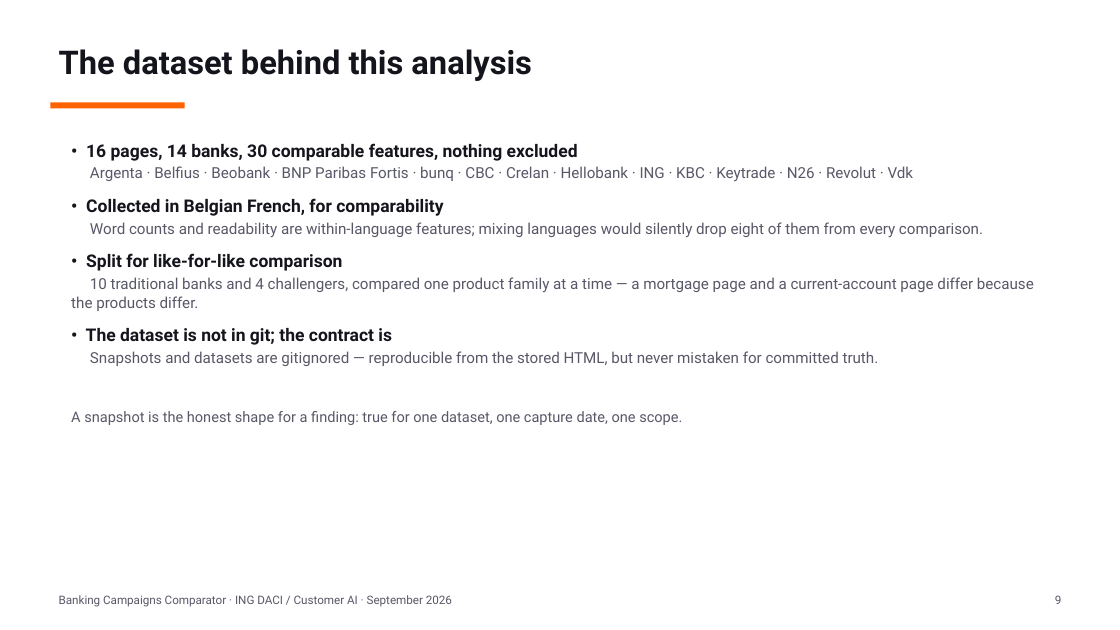
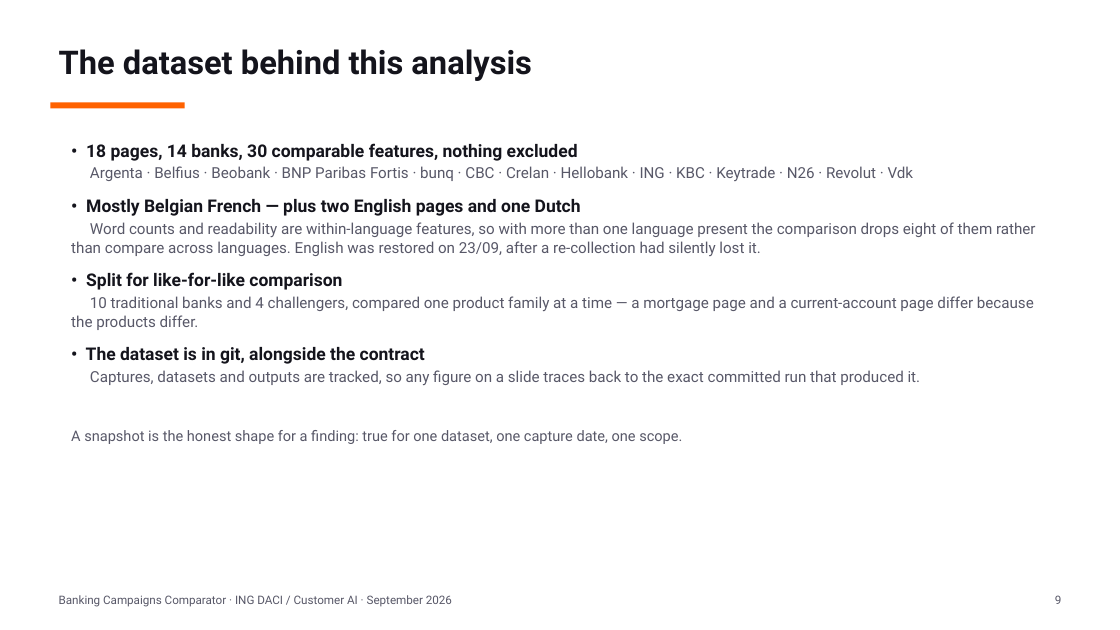
Before and after one commit to Siegried81/ing-usecase, a slide deck: slide 9 of docs/Banking_Campaigns_Comparator.pptx. Drawn at 1120x630 pixels with LibreOffice and Linux fonts; fonts in the diff are those of the drawing. Boxes give left, top, right and bottom in pixels: in the first picture for what was removed or moved away, otherwise in the second. Text is boxed around its words. In the diff, an @@ line names an element or a change of style, - is before the commit and + after.

```diff
--- a/docs/Banking_Campaigns_Comparator.pptx
+++ b/docs/Banking_Campaigns_Comparator.pptx
@@ text at [86,143,578,161]: text changed @@
-• 16 pages, 14 banks, 30 comparable features, nothing excluded
+• 18 pages, 14 banks, 30 comparable features, nothing excluded
@@ text at [71,199,1036,256]: text changed @@
-• Collected in Belgian French, for comparability
-Word counts and readability are within-language features; mixing languages would silently drop eight of them from every comparison.
+• Mostly Belgian French — plus two English pages and one Dutch
+Word counts and readability are within-language features, so with more than one language present the comparison drops eight of them rather than compare across languages. English was restored on 23/09, after a re-collection had silently lost it.
@@ text at [86,347,921,385]: text changed @@
-• The dataset is not in git; the contract is
-Snapshots and datasets are gitignored — reproducible from the stored HTML, but never mistaken for committed truth.
+• The dataset is in git, alongside the contract
+Captures, datasets and outputs are tracked, so any figure on a slide traces back to the exact committed run that produced it.
```
Also in this commit, not shown: 8 other slides changed.
